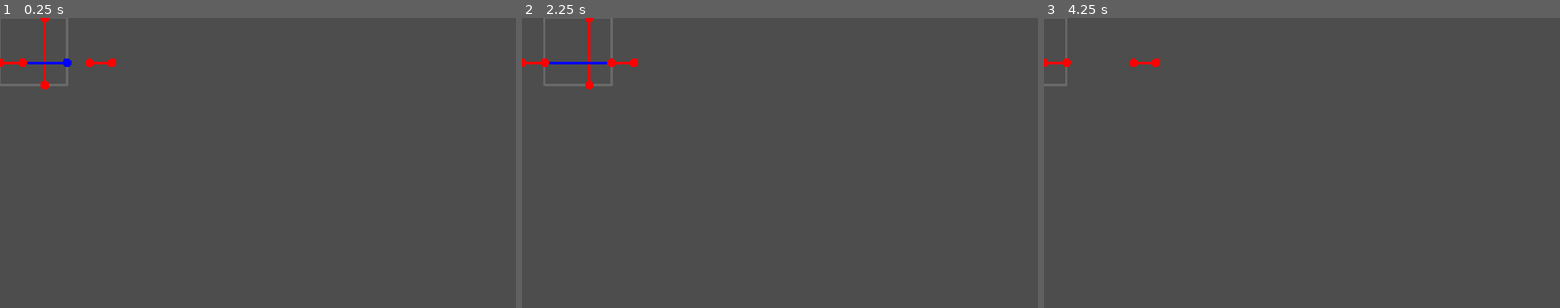
Above: before the commit, frames 1-3 (left to right).
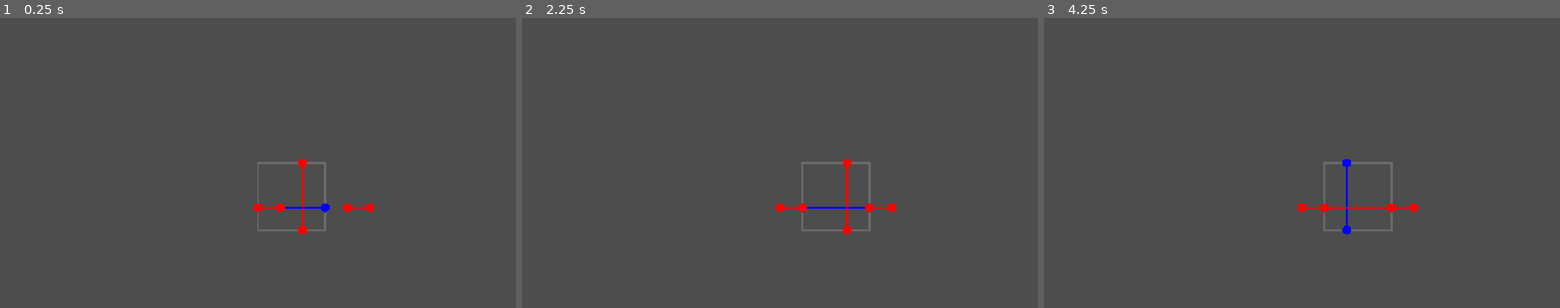
Above: after the commit, the same moments.

Repository: WishingWillow/photoshop-game
Game: Godot game, scene res://Tests/turn_test.tscn
Two runs of this game, one before a commit and one after it. Both use one fixed random seed, a clock stepped at 60 frames per second and the inputs below. This scene is started directly instead of the project's main scene.
Inputs:
- Up to frame 1 (0.25 s): no input
- Up to frame 2 (2.25 s): tap Enter at 0.5, 2 s; tap Space at 1.25 s
- Up to frame 3 (4.25 s): tap Space at 2.75 s; tap Enter at 3.5 s

The runs differ from the first frame. In frame 1, 1.5% of the frame differs, in the area x 0-73%, y 0-75%; in frame 2, 1.6%; in frame 3, 1.1%.

Commit message:
passing turn test

Diff:
--- a/Scripts/Global/util.gd
+++ b/Scripts/Global/util.gd
@@ -30,3 +30,10 @@
 	ret.append(size)
 	ret.append(Vector2i(size.x, 0))
 	return ret
+
+
+static func rotate_vector2i(vec : Vector2i, turns : int) -> Vector2i:
+	var rotated := vec
+	for i in turns:
+		rotated = Vector2i(-rotated.y, rotated.x)
+	return rotated
--- a/Scripts/circuit_cap.gd
+++ b/Scripts/circuit_cap.gd
@@ -2,9 +2,13 @@
 class_name CircuitCap
 extends Node2D
 
+var color : Consts.CircuitColor
+
+## cap's position in a layer without any transformations applied to the layer
+var default_layer_position : Vector2i
+
 ## position local to its circuit segment/layer
 var layer_position : Vector2i
-var color : Consts.CircuitColor
 
 ## position in a level (set from above)
 var level_position : Vector2i
@@ -13,6 +17,7 @@
 
 
 func _init(pos : Vector2i, col : Consts.CircuitColor) -> void:
+	default_layer_position = pos
 	layer_position = pos
 	color = col
 
@@ -38,10 +43,3 @@
 ## set the position of the cap in the level given the position of its layer
 func set_level_position(layer_pos : Vector2i) -> void:
 	level_position = layer_position + layer_pos
-
-
-## adjust the layer and level positions. turn_state is the number of turns from the parent layer's
-## default rotation.
-func turn(turn_state : int) -> void:
-	layer_position = Vector2(layer_position).rotated(turn_state * PI / 2)
-	level_position = Vector2(level_position).rotated(turn_state * PI / 2)
--- a/Scripts/layer.gd
+++ b/Scripts/layer.gd
@@ -1,7 +1,6 @@
 ## The basic building block of the layer puzzle, a shape with some set of wire segments inside
 ## of it that can be connected. The script runs in the editor so that the layer data can be shown
-## without the game/scene running. TODO: Inherit from AbstractLayer (requires implementing abstract
-## functions).
+## without the game/scene running.
 class_name Layer
 extends Node2D
 
@@ -13,6 +12,14 @@
 
 @onready var outline := Line2D.new()
 
+## A layer's position in a level should be of a layer's top left corner,
+## regardless of rotations/mirrors. All nodes will parent to this node whose transform
+## will be adjusted based on layer transformations to maintain visual consistency
+@onready var adjusted_node := Node2D.new()
+
+var layer_vertices : Array[Vector2i]
+
+## Layer's position in a level relative to the level's origin
 var level_position : Vector2i
 
 ## Layers move relative to a level, so a layer's position is controlled by a remote transform
@@ -30,10 +37,10 @@
 func _parse_data() -> void:
 	# all data needs to be scaled by the UNIT_SCALE, otherwise objects may only be a few pixels
 	# wide
-	var rect := Util.get_rectangle_vertices(_data.size)
-	outline.points = Util.scale_vec_array_to_unit_size(rect)
+	layer_vertices = Util.get_rectangle_vertices(_data.size)
+	outline.points = Util.scale_vec_array_to_unit_size(layer_vertices)
 	for circuit_data : CircuitData in _data.circuits:
-		circuit_segments.append_array(circuit_data.create_segments(self))
+		circuit_segments.append_array(circuit_data.create_segments(adjusted_node))
 
 	#configure outline
 	Util.configure_line(outline)
@@ -41,7 +48,10 @@
 	outline.default_color = Color.DIM_GRAY
 	# make sure outline renders behind wires
 	outline.z_index = -1
-	add_child(outline)
+	adjusted_node.add_child(outline)
+
+	# add adjusted node
+	add_child(adjusted_node)
 
 
 func set_level_position(level : Level, pos : Vector2i) -> void:
@@ -65,9 +75,22 @@
 ## layers can be rotated by factors of 90 degrees (a "turn")
 func turn(turns : int) -> void:
 	turned_state = (turned_state + turns) % 4
-	# physically rotate node
-	rotation = turned_state * PI / 2
+	var angle : float = turned_state * PI / 2
+
+	# physically rotate node and adjust position so that new top left corner is at layer position
+	adjusted_node.rotation = angle
+
+	var position_adjustment := -Util.rotate_vector2i(layer_vertices[turned_state], turned_state)
+	adjusted_node.position = Util.scale_vec_to_unit_size(position_adjustment)
+
 	# update level positions of circuit caps
 	for segment : CircuitSegment in circuit_segments:
-		segment.start_cap.turn(turned_state)
-		segment.end_cap.turn(turned_state)
+		var start := segment.start_cap
+		var end := segment.end_cap
+		start.layer_position = \
+			Util.rotate_vector2i(start.default_layer_position, turned_state) + position_adjustment
+		end.layer_position = \
+			Util.rotate_vector2i(end.default_layer_position, turned_state) + position_adjustment
+
+		start.set_level_position(level_position)
+		end.set_level_position(level_position)
--- a/Tests/turn_test.tscn
+++ b/Tests/turn_test.tscn
@@ -83,3 +83,5 @@
 script = ExtResource("6_4qnu3")
 _data = SubResource("Resource_0ggpj")
 metadata/_custom_type_script = "uid://dgcvil2fki4os"
+
+[node name="Camera2D" type="Camera2D" parent="." unique_id=1148664140]
